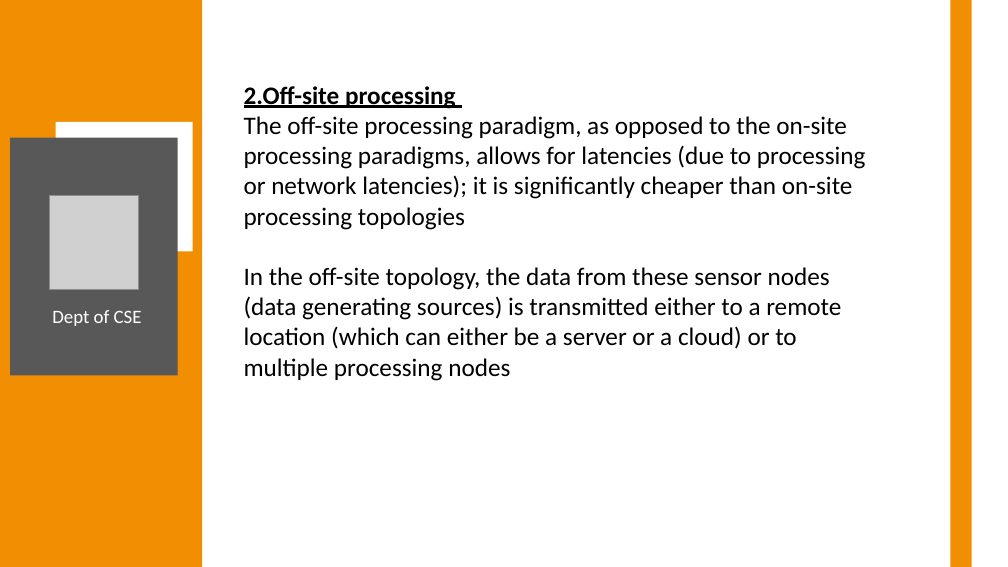
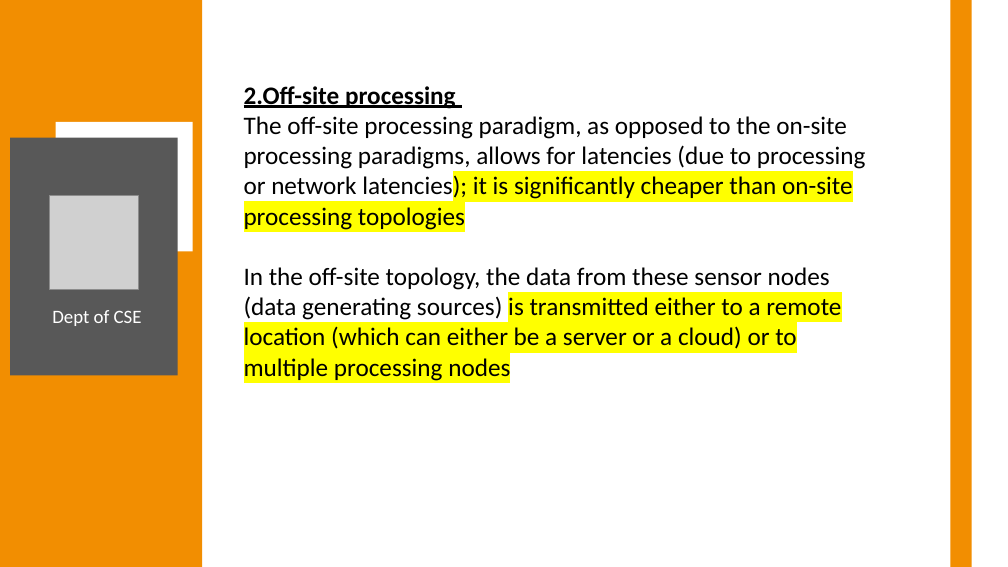
Before and after one commit to Anish202020/7th-Semester, a slide deck: slide 6 of 21 Schema Notes/Internet of Things/Module 3/Module3 PPT.pptx. Drawn at 1008x567 pixels with LibreOffice and Linux fonts; fonts in the diff are those of the drawing; grey boxes stand for pictures. Boxes give left, top, right and bottom in pixels: in the first picture for what was removed or moved away, otherwise in the second. Text is boxed around its words. In the diff, an @@ line names an element or a change of style, - is before the commit and + after.

```diff
--- a/21 Schema Notes/Internet of Things/Module 3/Module3 PPT.pptx
+++ b/21 Schema Notes/Internet of Things/Module 3/Module3 PPT.pptx
@@ text at (244, 116, 866, 381): highlight none to #FFFF00 in "latencies); it is significantly cheaper than on-site ...", "is transmitted either to a remote location ..." @@
```
Also in this commit, not shown: 7 other slides changed, 7 other files.
